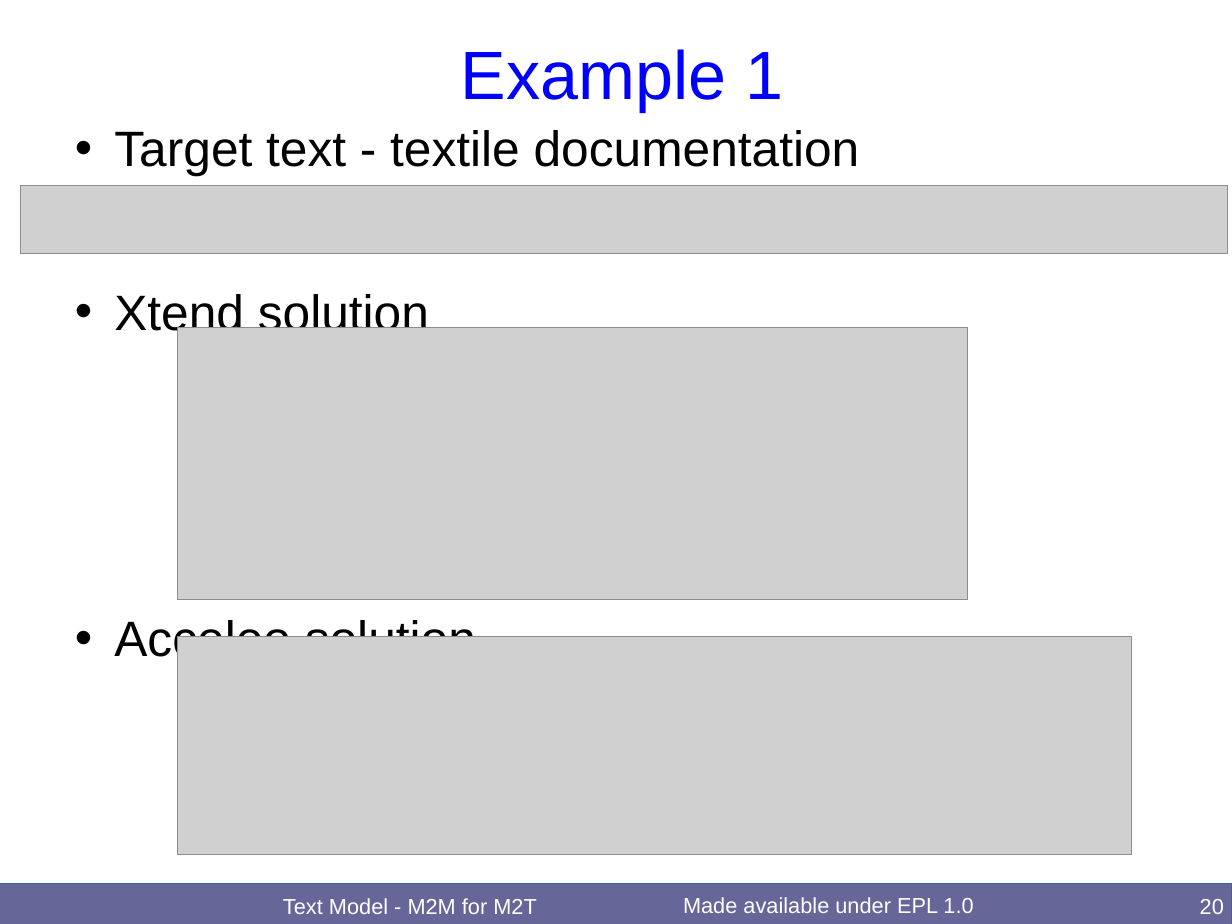
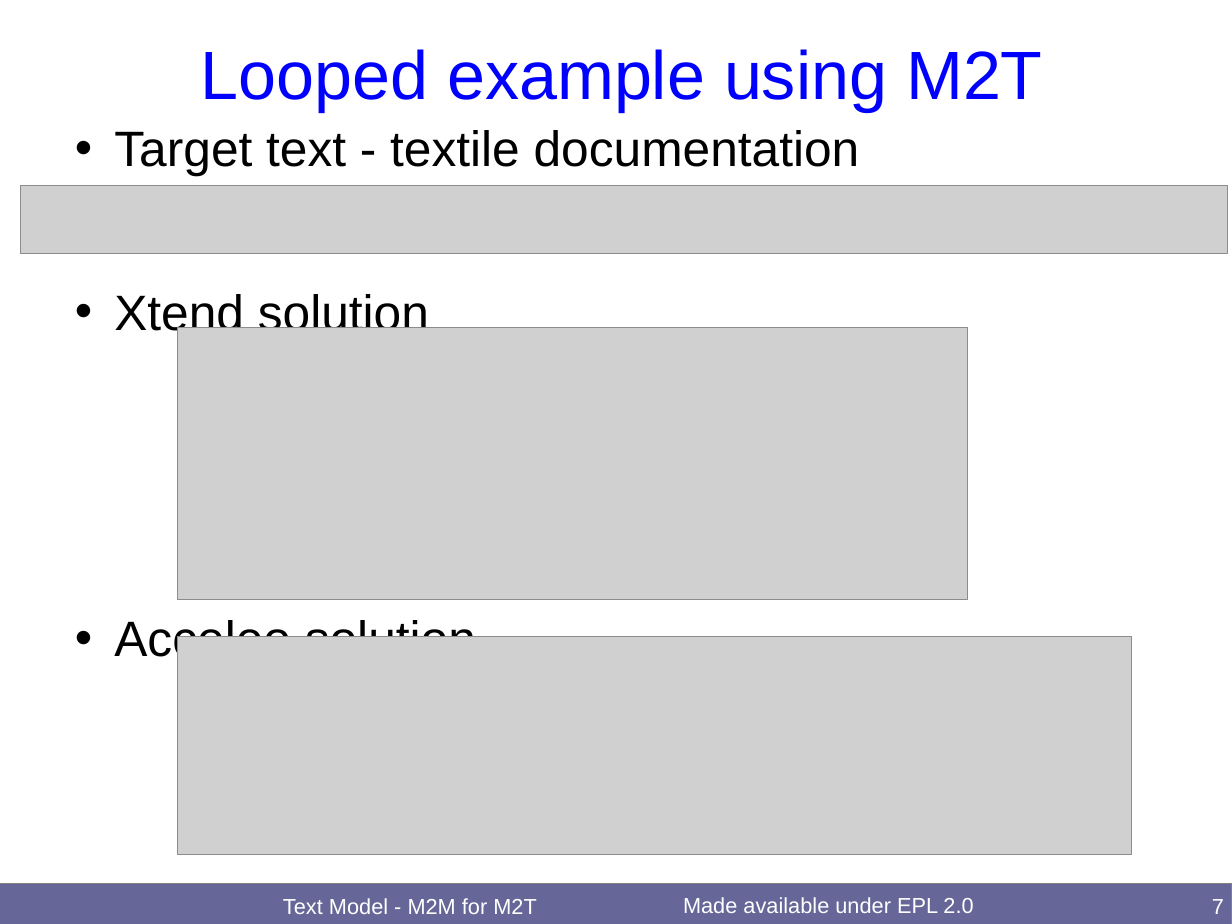
Before and after one commit to merks/mmt-website, a slide deck: slide 7 of qvt/docs/OCL2018TextM2M/TextM2M.odp (slide 20 before the commit). Drawn at 1232x924 pixels with LibreOffice and Linux fonts; fonts in the diff are those of the drawing; grey boxes stand for pictures. Boxes give left, top, right and bottom in pixels: in the first picture for what was removed or moved away, otherwise in the second. Text is boxed around its words. In the diff, an @@ line names an element or a change of style, - is before the commit and + after.

Commit message:
OCL2018 workshop Text Model - M2M for M2T actual slides

```diff
--- a/qvt/docs/OCL2018TextM2M/TextM2M.odp
+++ b/qvt/docs/OCL2018TextM2M/TextM2M.odp
@@ title at box(200, 49, 1042, 111): text changed @@
-Example 1
+Looped example using M2T
@@ rectangle at box(0, 884, 1232, 924): outline #3465A4 0 pt to #808080 0 pt @@
@@ text at box(683, 897, 973, 913): text changed @@
-Made available under EPL 1.0
+Made available under EPL 2.0
@@ page number at box(1212, 899, 1224, 914): text changed @@
-20
+7
```
Also in this commit, not shown: 29 other slides changed.
